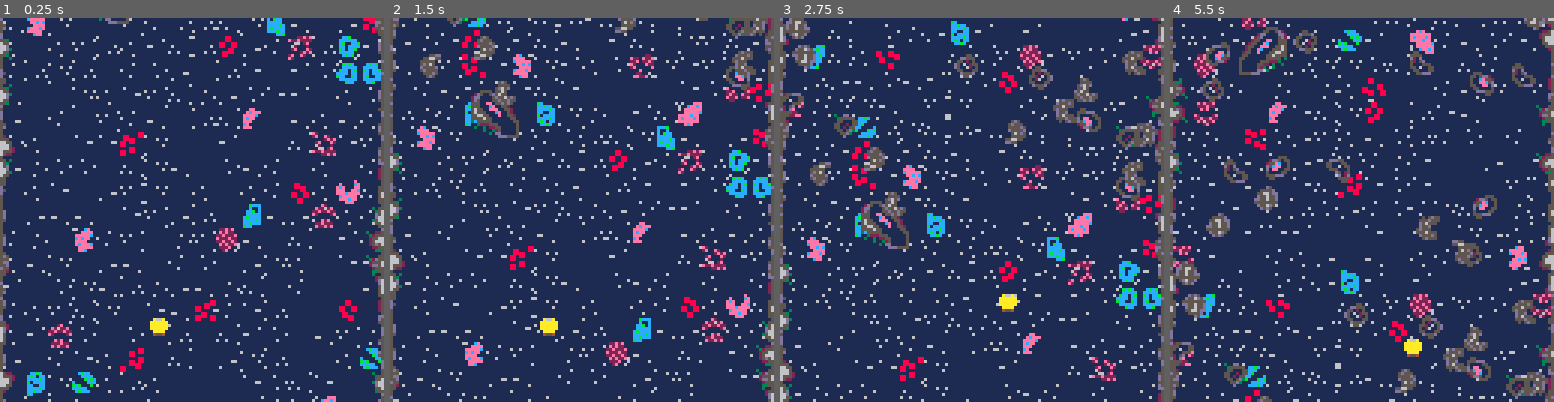
Above: before the commit, frames 1-4 (left to right).
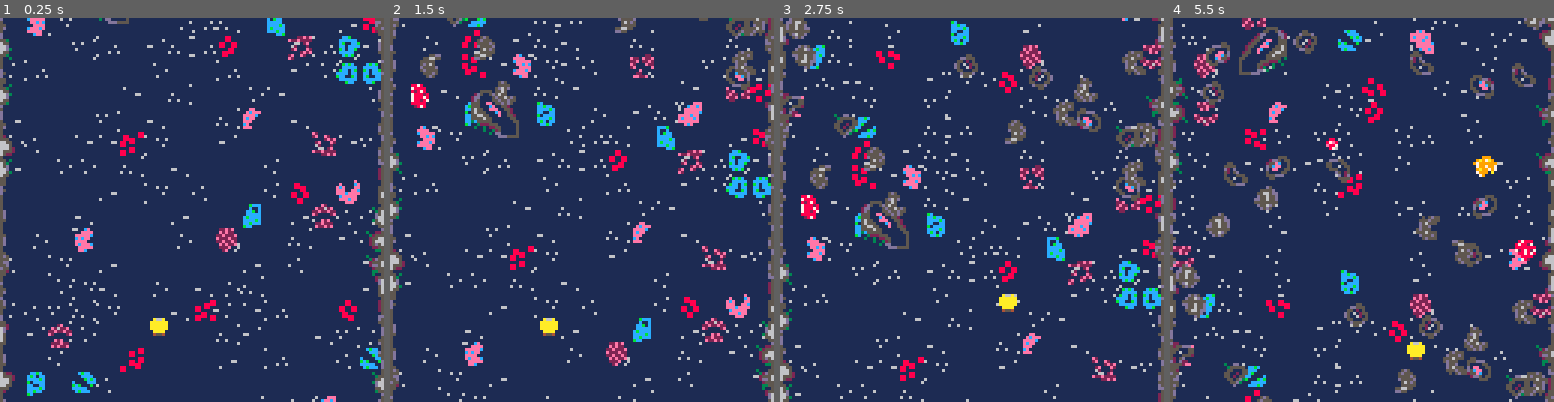
Above: after the commit, the same moments.

Repository: Mister-Oatbread/pico8_drg_game
Game: PICO-8 cartridge drg.p8
The game is run twice, just before and just after one commit, with the same random seed, the same clock (stepped at 60 frames per second) and the same inputs.
Inputs:
- Up to frame 1 (0.25 s): no input
- Up to frame 2 (1.5 s): tap X (X key) at 0.33, 1.07 s; tap O (Z key) at 0.7 s
- Up to frame 3 (2.75 s): hold Right 1.6-2.1 s; tap O (Z key) at 1.7, 2.1, 2.5 s; tap X (X key) at 1.85 s; hold Up 2.15-2.42 s; hold Right from 2.47 s (still down)
- Up to frame 4 (5.5 s): tap O (Z key) every 0.4 s from 2.9 to 5.3 s; tap X (X key) at 2.97, 4.08, 5.2 s; release Right at 3.03 s; hold Left 3.08-3.58 s; hold Down 3.63-3.97 s; hold Right 4.02-4.68 s; hold Up 4.73-5.03 s; hold Left from 5.08 s (still down)

The runs differ from the first frame. In frame 1, 1.7% of the frame differs, in the area x 0-98%, y 0-100%; in frame 2, 2.0%; in frame 3, 2.6%; in frame 4, 3.7%, in the area x 0-99%, y 0-100%.

Commit message:
gold and nitra can now be mined

Diff:
--- a/drg.p8
+++ b/drg.p8
@@ -6,6 +6,7 @@
 #include obstacles.lua
 #include player.lua
 #include collisions.lua
+#include resources.lua
 
 
 
--- a/main.lua
+++ b/main.lua
@@ -3,13 +3,16 @@
 function _init()
     initialize_map();
     initialize_obstacles();
+    initialize_resources();
     initialize_player();
 end
 
 function _update()
+    update_inputs();
+
     update_map();
     update_obstacles();
-    update_inputs();
+    update_resources();
     move_player();
     handle_player_abilities();
 end
@@ -17,7 +20,9 @@
 function _draw()
     cls();
     camera(101,101);
+
     draw_map();
     draw_obstacles();
+    draw_resources();
     draw_player();
 end
--- a/map.lua
+++ b/map.lua
@@ -45,7 +45,7 @@
     -- catalogue all sprites and infrastructure
     map_entity = {sprite, x_coord, y_coord};
     wall_entity = {sprite,x_coord, y_coord};
-    map_sprites_base = {128,144,160,176};
+    map_sprites_base = {128,128,128,128,128,144,160,176};
     map_sprites_special = {
         130,146,162,178,
         131,147,163,179,
@@ -105,11 +105,7 @@
 
 -- paint all terrain tiles at their current location
 function draw_map()
-    local sprite;
-    local x_coord;
-    local y_coord;
-    local x_flip;
-    local y_flip;
+    local sprite, x_coord, y_coord, x_flip, y_flip;
     for i=1,#terrain do
         sprite = terrain[i].sprite;
         x_coord = terrain[i].x_coord;
--- a/obstacles.lua
+++ b/obstacles.lua
@@ -52,23 +52,19 @@
         obstacles[i].y_coord+=1;
         if obstacles[i].y_coord>=235 then
             deli(obstacles,i);
+        else
+            i+=1;
         end
-        i+=1;
     end
     if (rnd(1) < obstacle_spawn_chance) then
-        x_coord = flr(rnd(120))+101;
+        local x_coord = flr(rnd(120))+101;
         add(obstacles, _produce_obstacle_entity(x_coord,81));
     end
 end
 
 -- paint all obstacles
 function draw_obstacles()
-    local sprite;
-    local x_coord;
-    local y_coord;
-    local size;
-    local x_flip;
-    local y_flip;
+    local sprite, x_coord, y_coord, size, x_flip, y_flip;
     if #obstacles > 0 then
         for i=1,#obstacles do
             sprite = obstacles[i].sprite;
--- a/player.lua
+++ b/player.lua
@@ -6,9 +6,8 @@
 function initialize_player()
     player_sprites = {
         standing = 49,
-        moving = {
-            up = 51,
-        },
+        moving = 51,
+        drilling = 54,
     };
     player = {
         is_moving = false,
@@ -16,11 +15,18 @@
         is_drilling = false,
         playing_drill = {empty=false,full=false},
         is_moving = {up, down, left, right};
+
         ammo = 50,
         fuel = 50,
+        max_ammo = 50,
+        max_fuel = 50,
+
+        points = 0,
         health = 3,
+        max_health = 3,
         x_pos = 150,
         y_pos = 200,
+
         collision_points = {left={},right={},top={}},
         has_collision = {
             left=false,
@@ -73,12 +79,28 @@
         };
         add(obstacles, drilled_ground);
         player.fuel -= 1;
+        update_mined_resources();
     end
 
 end
 
 -- takes care of shooting in front of the player
 function shoot()
+end
+
+-- give ammo based on max capacity and cap it
+function give_ammo(percentage)
+    player.ammo += player.max_ammo*percentage;
+    player.fuel += player.max_fuel*percentage;
+
+    if player.ammo > player.max_ammo then player.ammo = player.max_ammo end;
+    if player.fuel > player.max_fuel then player.fuel = player.max_fuel end;
+end
+
+-- give player amount of health and cap it
+function give_health(amount)
+    player.health += amount;
+    if player.health>player.max_health then player.health=player.max_health end;
 end
 
 -- handles moving the player around
@@ -137,7 +159,7 @@
         end
     else
         sfx(-1,1);
-        player.playing_drill.empty = false;
+        player.playing_drill.full= false;
         player.playing_drill.empty = false;
     end
 end
--- a/resources.lua
+++ b/resources.lua
@@ -2,15 +2,102 @@
 
 -- this file contains all resources (gold/nitra/red sugar)
 
+-- produce one of the three entities randomly
+function _produce_resource_entity(x_coord,y_coord)
+    local sprite_list;
+    local decision = rnd(3);
+    if (decision<1) then
+        sprite_list=red_sugar_sprites;
+    elseif(decision<2) then
+        sprite_list=nitra_sprites;
+    else
+        sprite_list=gold_sprites;
+    end
+
+    local x_flip = rnd(2) < 1;
+    local y_flip = rnd(2) < 1;
+
+    local sprite = sprite_list[flr(rnd(#sprite_list))+1];
+    return {
+        sprite=sprite,
+        x_coord=x_coord,
+        y_coord=y_coord,
+        x_flip=x_flip,
+        y_flip=y_flip,
+    };
+end
+
 function initialize_resources()
+    resources = {};
     red_sugar_sprites = {64,80,96,112};
     nitra_sprites = {65,81,97,113};
     gold_sprites = {66,82,98,114};
+    resource_spawn_chance = .01;
 end
 
+-- spawn random objects
 function update_resources()
-    for
+    local i=1;
+    while (#resources>=i) do
+        resources[i].y_coord+=1;
+        if resources[i].y_coord>=235 then
+            deli(resources,i);
+        else
+            i+=1;
+        end
+    end
+    if (rnd(1) < resource_spawn_chance) then
+        local x_coord = flr(rnd(120))+101;
+        add(resources, _produce_resource_entity(x_coord,81));
+    end
+end
+
+-- checks if the player is below the resource and currently drilling
+-- successfully, which means that the resource will be mined in 1 hit
+function update_mined_resources()
+    local i=1;
+    if (#resources > 0) do
+        while #resources >= i do
+            local x_pos_good = abs(player.x_pos-resources[i].x_coord)<8;
+            local y_pos_good = abs(player.y_pos-resources[i].y_coord-4)<4;
+            if (x_pos_good and y_pos_good) then
+
+                -- resource is being updated, check type
+                for sprite in all(nitra_sprites) do
+                    if resources[i].sprite == sprite then
+                        give_ammo(.5);
+                    end
+                end
+                for sprite in all(gold_sprites) do
+                    if resources[i].sprite == sprite then
+                        player.points+=100;
+                    end
+                end
+                for sprite in all(red_sugar_sprites) do
+                    if resources[i].sprite == sprite then
+                        give_health(1);
+                    end
+                end
+
+                deli(resources,i);
+                if #resources == 0 then break end
+            else
+                i+=1;
+            end
+        end
+    end
 end
 
 function draw_resources()
+    local sprite, x_coord, y_coord, x_flip, y_flip;
+    if #resources > 0 then
+        for i=1,#resources do
+            sprite = resources[i].sprite;
+            x_coord = resources[i].x_coord;
+            y_coord = resources[i].y_coord;
+            x_flip = resources[i].x_flip;
+            y_flip = resources[i].y_flip;
+            spr(sprite,x_coord,y_coord,1,1,x_flip,y_flip);
+        end
+    end
 end
Not shown, changed: 22 lines of the sprite sheet (__gfx__) section of drg.p8
Not shown, changed: the sound effects (__sfx__) section of drg.p8
